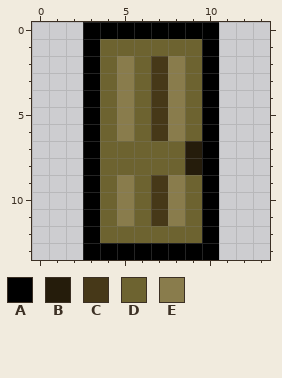
A pixel-art sprite gets an edit: objects/chimera/chimerawooddoor/chimerawooddooricon.png. Above, as it was before the edit.
The file is 14x14 pixels. Colours within 5 levels of each other are drawn and written as one.
Palette (. is transparent): A #000000  B #251c0b  C #463818  D #6d6330  E #897c4c
Pixels before, first column x 3:
 0 AAAAAAAA
 1 ADDDDDDA
 2 ADEDCEDA
 3 ADEDCEDA
 4 ADEDCEDA
 5 ADEDCEDA
 6 ADEDCEDA
 7 ADDDDDBA
 8 ADDDDDBA
 9 ADEDCEDA
10 ADEDCEDA
11 ADEDCEDA
12 ADDDDDDA
13 AAAAAAAA
New version:
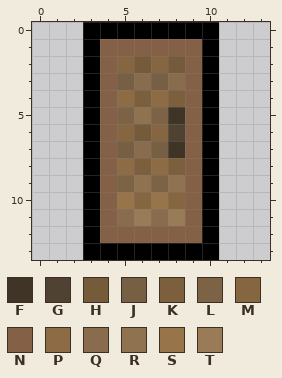
Colours new in this view: F #3f3426  G #4f4233  H #765b3b  J #765f42  K #7c603d  L #7c6345  M #866641  N #846046  P #8d6b45  Q #886c4d  R #8f7250  S #98744a  T #9a7b57
Edits made:
Changed rows in their new state; - is an unchanged pixel.
first column x 4:
 1 NNNNNN
 2 NMHMHN
 3 NJQJQN
 4 NPKPKN
 5 NLRLFN
 6 NMHMGN
 7 NJQJFN
 8 NPKPKN
 9 NLRLRN
10 NSMSMN
11 NQTQTN
12 NNNNNN
